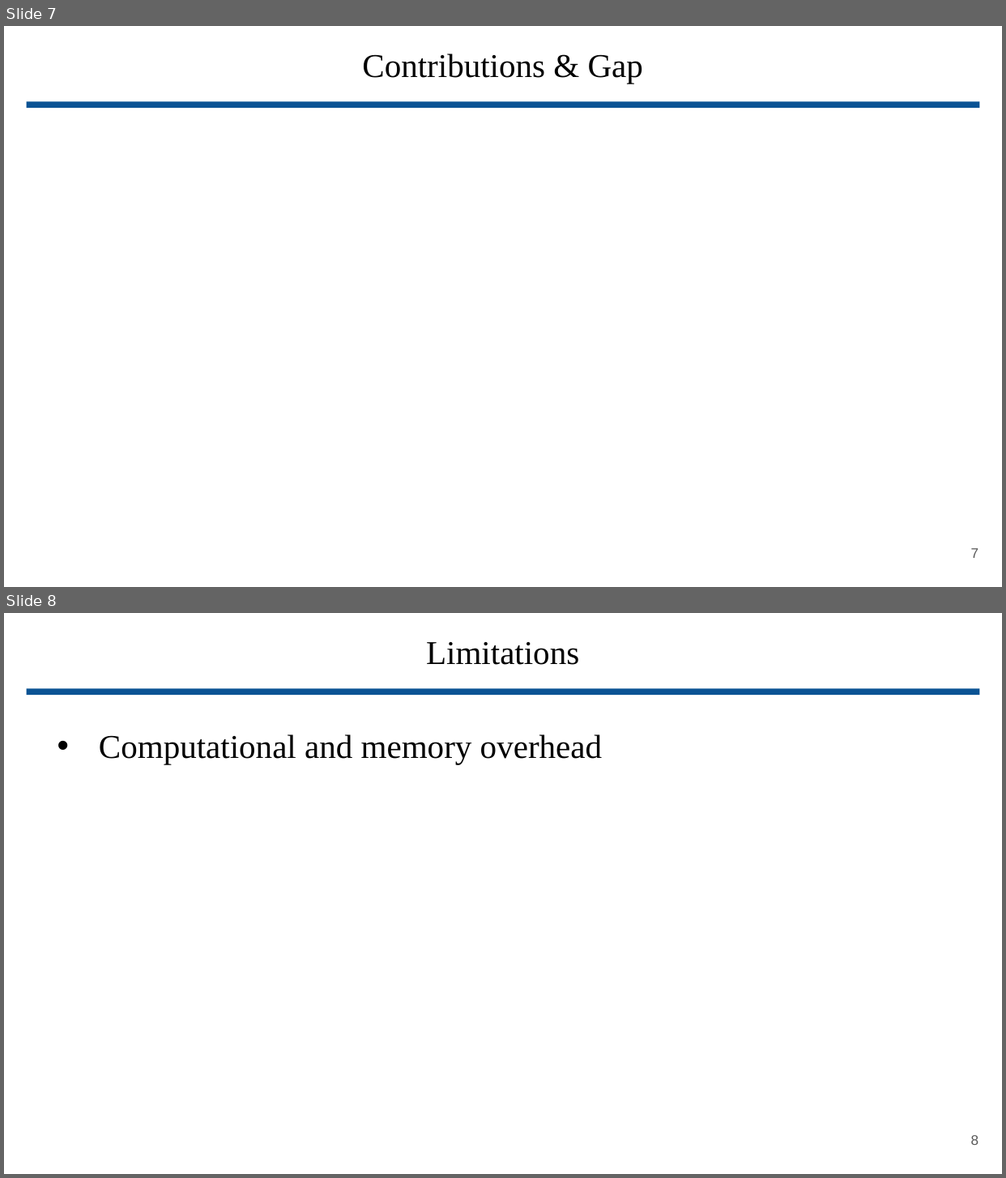
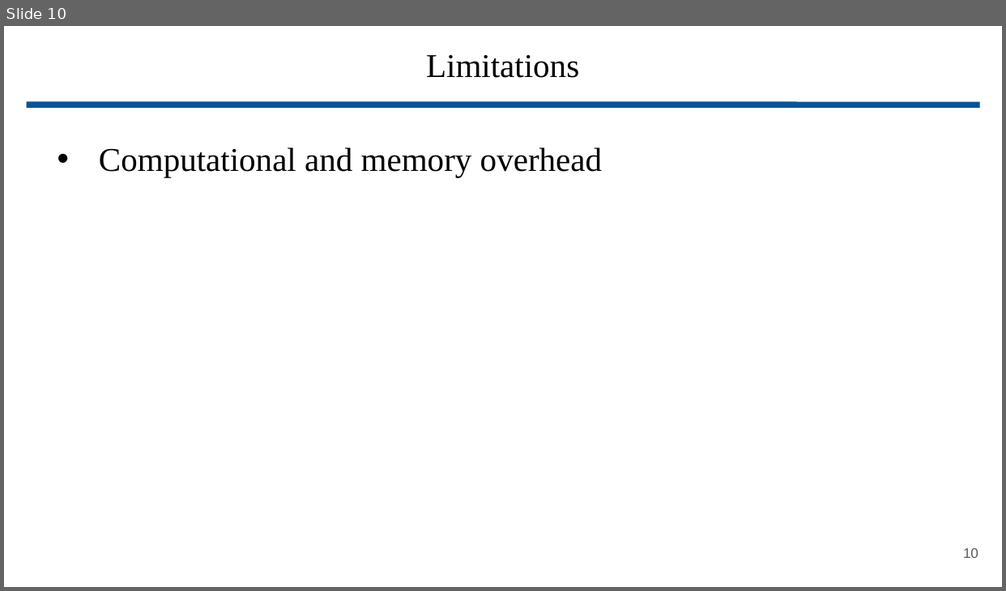
Before and after one commit to wbuz24/grad-research, a slide deck: presentations/update.11.15.pptx. Shown one above the other, each under a label of ours: slides 7 and 8 before the commit, slide 10 after it. The pictures are 1006x1178 and 1006x591 pixels, drawn with LibreOffice and Linux fonts; fonts in the diff are those of the drawing. Boxes give left, top, right and bottom in pixels: in the first picture for what was removed or moved away, otherwise in the second. Text is boxed around its words. In the diff, an @@ line names an element or a change of style, - is before the commit and + after.

```diff
--- a/presentations/update.11.15.pptx
+++ b/presentations/update.11.15.pptx
@@ slide 7 removed at bbox=[4, 26, 1002, 587], background #FFFFFF @@
@@ title removed at bbox=[362, 54, 643, 84] @@
-Contributions & Gap
@@ line removed from (26, 105) to (980, 105) @@
@@ page number removed at bbox=[971, 548, 979, 558] @@
-7
@@ what was slide 8 is now slide 10 @@
@@ page number at bbox=[963, 548, 978, 558]: text changed @@
-8
+10
```
Also in this commit, not shown: 7 slides changed, 3 slides added, 5 other files.
